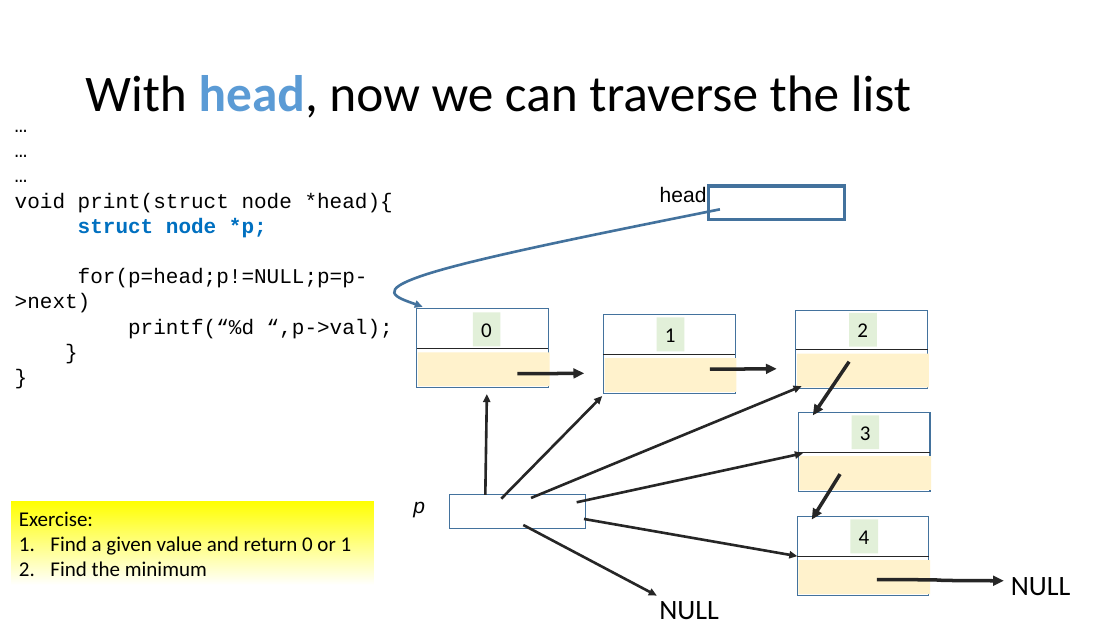
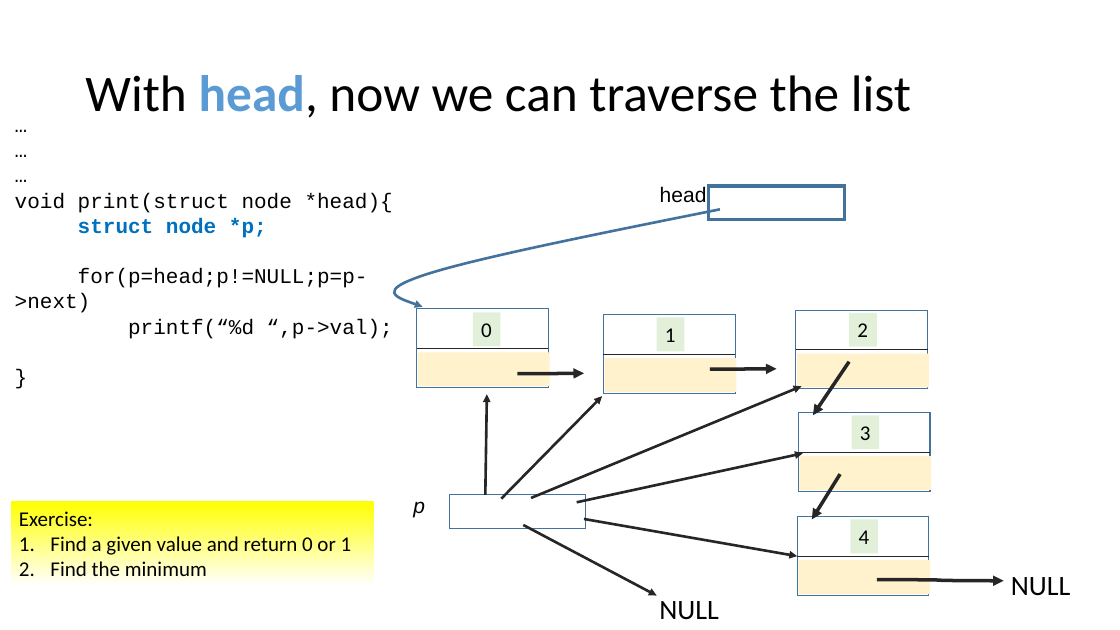
Before and after one commit to rbadrinath/FCP, a slide deck: slide 7 of slides/14-LinkedLists.pptx. Drawn at 1120x630 pixels with LibreOffice and Linux fonts; fonts in the diff are those of the drawing. Boxes give left, top, right and bottom in pixels: in the first picture for what was removed or moved away, otherwise in the second. Text is boxed around its words. In the diff, an @@ line names an element or a change of style, - is before the commit and + after.

```diff
--- a/slides/14-LinkedLists.pptx
+++ b/slides/14-LinkedLists.pptx
@@ text at [15, 193, 393, 339]: text changed @@
-}
-}
+}
```
Also in this commit, not shown: 3 other slides changed, 1 other file.
